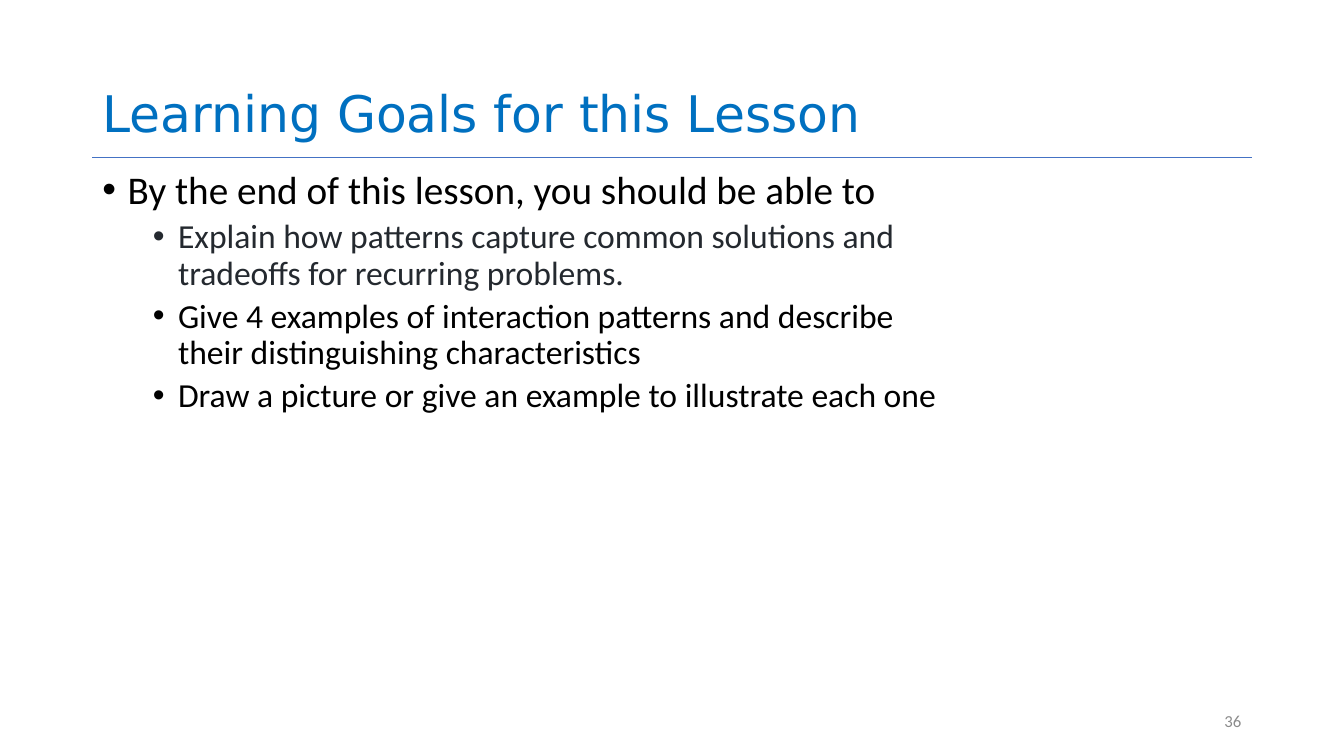
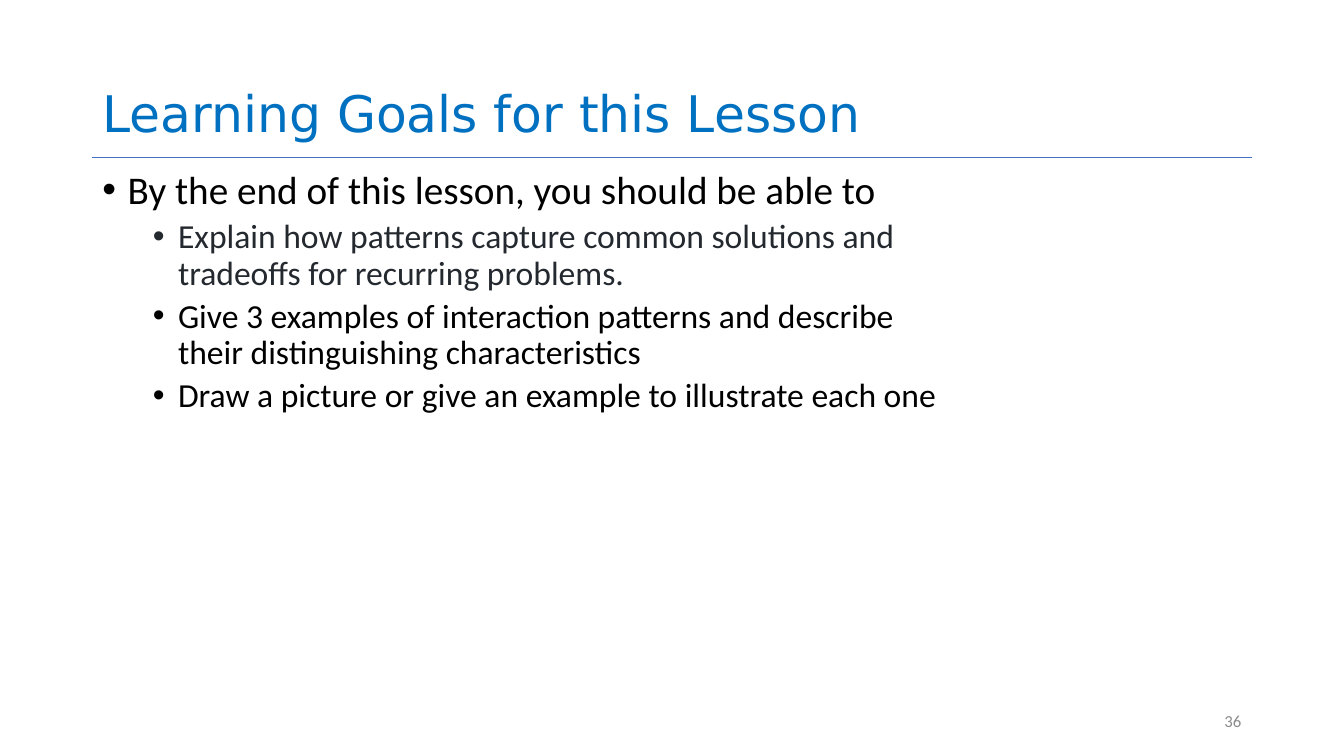
Before and after one commit to neu-se/CS4530-Spring-2023, a slide deck: slide 36 of Slides/Module 04 Interaction-Level Design Patterns.pptx. Drawn at 1344x756 pixels with LibreOffice and Linux fonts; fonts in the diff are those of the drawing. Boxes give left, top, right and bottom in pixels: in the first picture for what was removed or moved away, otherwise in the second. Text is boxed around its words. In the diff, an @@ line names an element or a change of style, - is before the commit and + after.

```diff
--- a/Slides/Module 04 Interaction-Level Design Patterns.pptx
+++ b/Slides/Module 04 Interaction-Level Design Patterns.pptx
@@ text at [178,304,893,370]: text changed @@
-  • Give 4 examples of interaction patterns and describe their distinguishing characteristics
+  • Give 3 examples of interaction patterns and describe their distinguishing characteristics
```
Also in this commit, not shown: 8 other slides changed, 1 other file.
